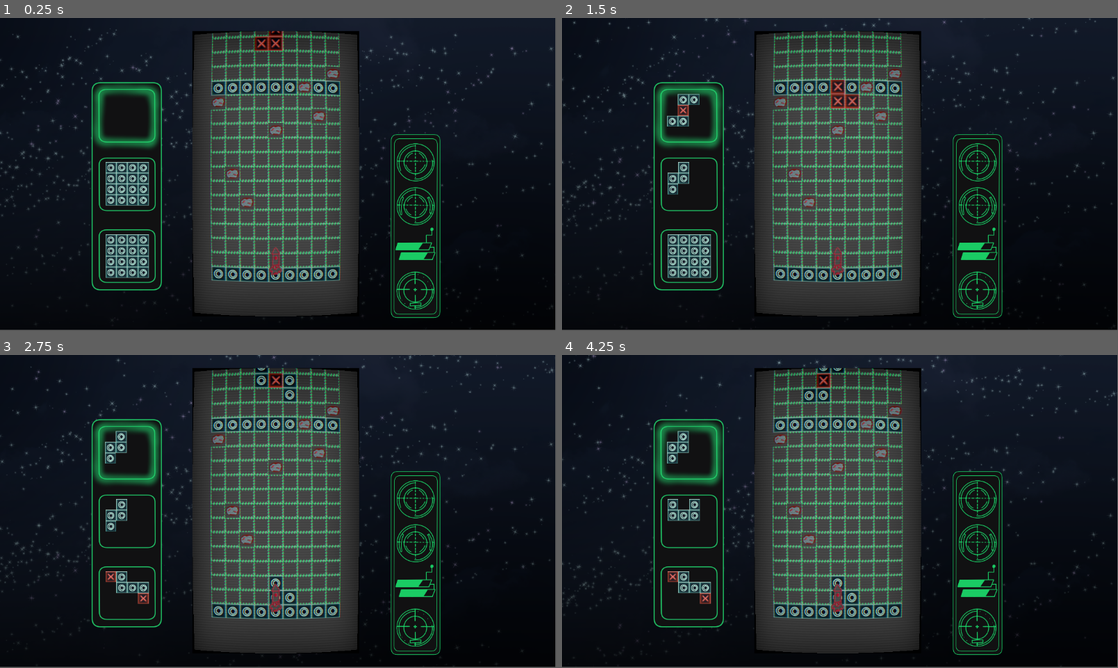
Above: before the commit, frames 1-4 (two rows, left to right).
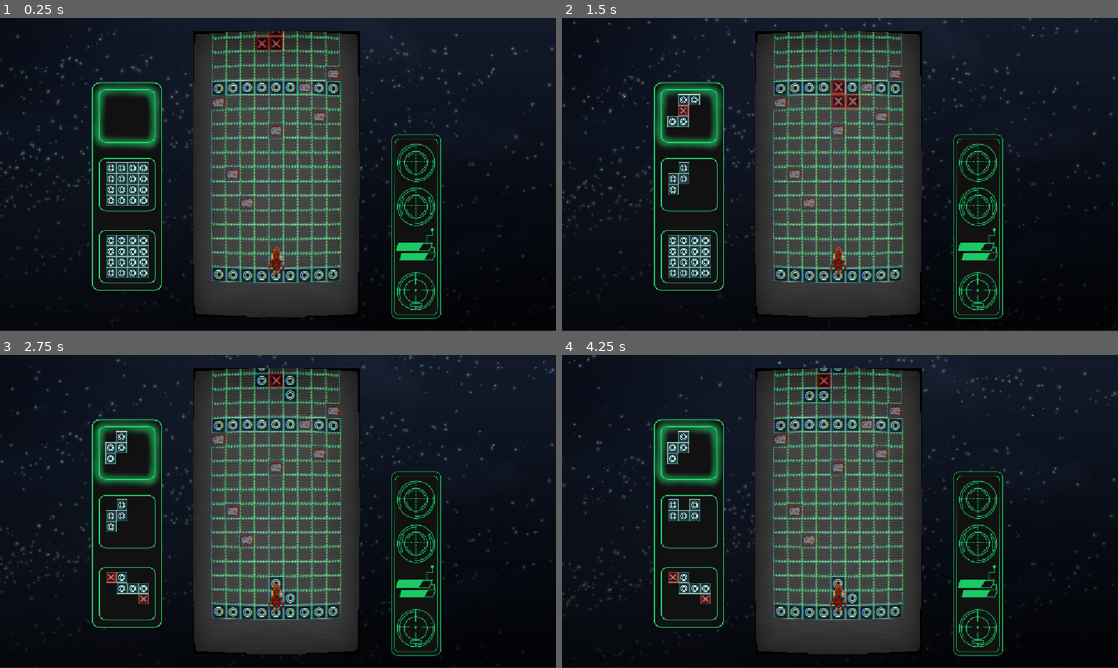
Above: after the commit, the same moments.

Repository: TheDartFrog/SpaceshipBlocksNavGame
Game: Godot game, scene res://scenes/main_game_scene.tscn
The game is run twice, just before and just after one commit, with the same random seed, the same clock (stepped at 60 frames per second) and the same inputs. The engine's default icon, where the game draws it, is replaced by a stand-in: a white triangle on a blue panel in a dark square.
Inputs:
- Up to frame 1 (0.25 s): no input
- Up to frame 2 (1.5 s): hold E (rotate_right) 0.53-1.28 s; tap A (left_click) at 0.6 s; hold Space (block_down) from 1.28 s (still down); tap D (right_click) at 1.35 s
- Up to frame 3 (2.75 s): release Space (block_down) at 2.03 s; hold E (rotate_right) from 2.03 s (still down); tap A (left_click) at 2.1 s
- Up to frame 4 (4.25 s): tap D (right_click) at 2.85 s; release E (rotate_right) at 3.53 s; hold Q (rotate_left) from 3.53 s (still down); tap A (left_click) at 3.6 s
In our replay, the window is 799x449 before the commit and 800x450 after it. These sizes can differ from the game's own. Grey fills any space a smaller window leaves; there, only what the larger window draws over its background counts as a difference.

The runs differ from the first frame. In frame 1, 11% of the frame differs, in the area x 0-100%, y 3-100%; in frame 2, 11%; in frame 3, 10%; in frame 4, 10%.

Commit message:
rakieta xdd

Diff:
--- a/project.godot
+++ b/project.godot
@@ -13,12 +13,17 @@
 config/name="SpaceshipBlocksNavGame"
 run/main_scene="uid://bdapdcvxgfhep"
 config/features=PackedStringArray("4.5", "GL Compatibility")
+boot_splash/image="uid://dtt53xnbpd02c"
 config/icon="res://icon.svg"
 
 [autoload]
 
 Global="*res://scripts/global.gd"
 SignalBus="*res://scripts/signal_bus.gd"
+
+[display]
+
+window/stretch/mode="canvas_items"
 
 [input]
 
--- a/scenes/rocket_scene.tscn
+++ b/scenes/rocket_scene.tscn
@@ -1,10 +1,11 @@
 [gd_scene load_steps=3 format=3 uid="uid://bpnk0imqpvfpe"]
 
-[ext_resource type="Texture2D" uid="uid://b723l5lvdibdu" path="res://assets/placeholders/rocket_placeholder.png" id="1_lbql8"]
 [ext_resource type="Script" uid="uid://b2dertual3mh7" path="res://scripts/rocket_handler.gd" id="1_tgp61"]
+[ext_resource type="Texture2D" uid="uid://dhg8siucwao8t" path="res://assets/Rakieta.png" id="2_tgp61"]
 
 [node name="RocketScene" type="Node2D"]
 script = ExtResource("1_tgp61")
 
 [node name="RocketSprite" type="Sprite2D" parent="."]
-texture = ExtResource("1_lbql8")
+scale = Vector2(0.029283274, 0.029283274)
+texture = ExtResource("2_tgp61")
Binary file added: assets/Rakieta.png
Not shown, added: assets/Rakieta.png.import
Binary file added: assets/flaga.jpg
Not shown, added: assets/flaga.jpg.import
Binary file added: assets/flaga.png
Not shown, added: assets/flaga.png.import
Not shown: 1 places in scenes/main_game_scene.tscn that only renumber resources
Not shown, added: assets/flaga.png~
Not shown, added: assets/tile_blokada_v2.png-autosave.kra
Not shown, added: assets/tile_droga_v2.png-autosave.kra
